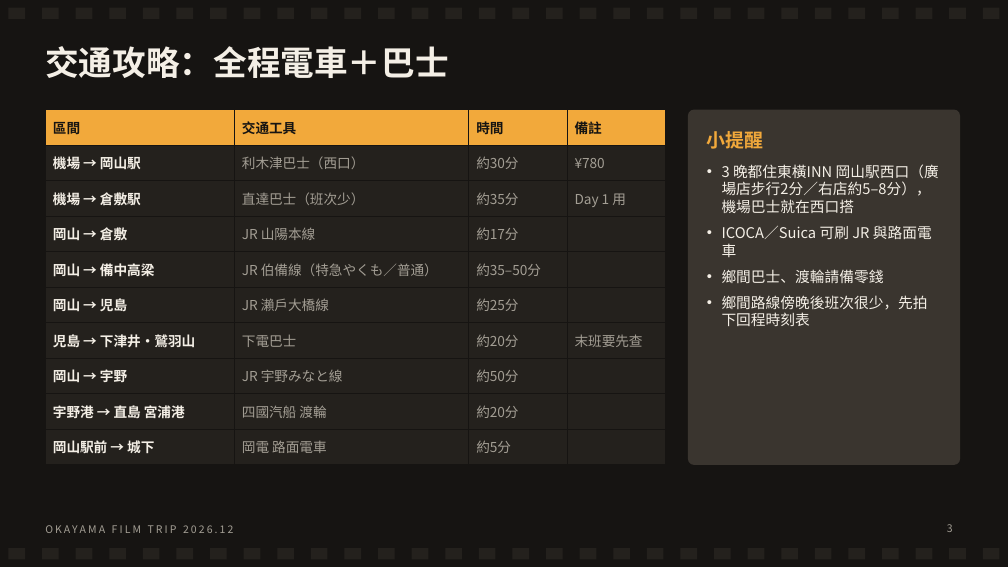
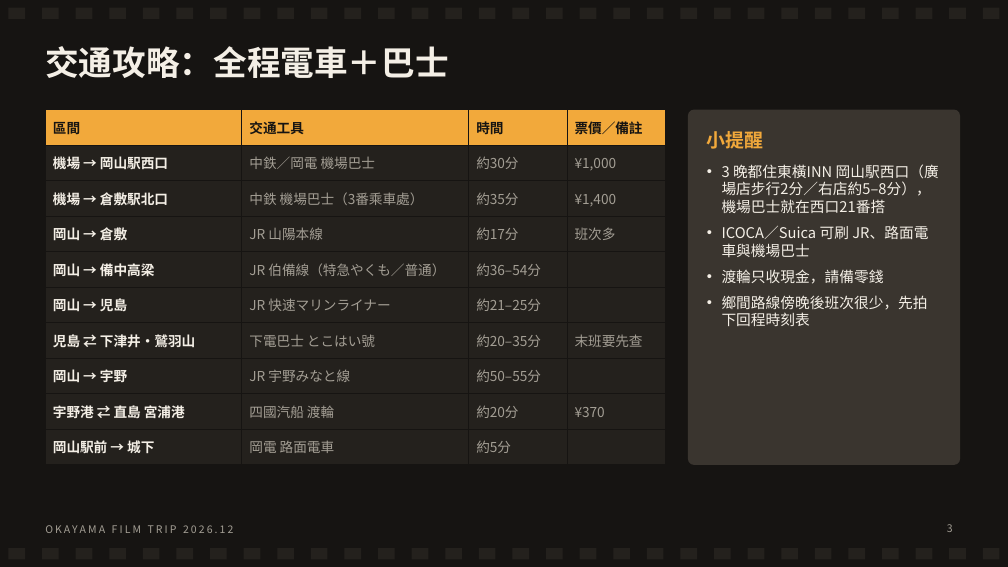
Before and after one commit to leoimpact999/djokovic-vs-sinner-analysis, a slide deck: slide 3 of 岡山4天3夜_底片獵景之旅.pptx. Drawn at 1008x567 pixels with LibreOffice and Linux fonts; fonts in the diff are those of the drawing. Boxes give left, top, right and bottom in pixels: in the first picture for what was removed or moved away, otherwise in the second. Text is boxed around its words. In the diff, an @@ line names an element or a change of style, - is before the commit and + after.

```diff
--- a/岡山4天3夜_底片獵景之旅.pptx
+++ b/岡山4天3夜_底片獵景之旅.pptx
@@ table at (45,110,665,457) @@
-row 1, column 4: 備註
+row 1, column 4: 票價／備註
-row 2: 機場 → 岡山駅 | 利木津巴士（西口） | 約30分 | ¥780
+row 2: 機場 → 岡山駅西口 | 中鉄／岡電 機場巴士 | 約30分 | ¥1,000
-row 3: 機場 → 倉敷駅 | 直達巴士（班次少） | 約35分 | Day 1 用
+row 3: 機場 → 倉敷駅北口 | 中鉄 機場巴士（3番乘車處） | 約35分 | ¥1,400
-row 4, column 4: 
+row 4, column 4: 班次多
-row 5, column 3: 約35–50分
+row 5, column 3: 約36–54分
-row 6, column 2: JR 瀨戶大橋線
+row 6, column 2: JR 快速マリンライナー
-row 6, column 3: 約25分
+row 6, column 3: 約21–25分
-row 7: 児島 → 下津井・鷲羽山 | 下電巴士 | 約20分 | 末班要先查
+row 7: 児島 ⇄ 下津井・鷲羽山 | 下電巴士 とこはい號 | 約20–35分 | 末班要先查
-row 8, column 3: 約50分
+row 8, column 3: 約50–55分
-row 9, column 1: 宇野港 → 直島 宮浦港
+row 9, column 1: 宇野港 ⇄ 直島 宮浦港
-row 9, column 4: 
+row 9, column 4: ¥370
@@ text at (722,164,939,284): text changed @@
-• 3 晚都住東橫INN 岡山駅西口（廣場店步行2分／右店約5–8分），機場巴士就在西口搭
-• ICOCA／Suica 可刷 JR 與路面電車
-• 鄉間巴士、渡輪請備零錢
+• 3 晚都住東橫INN 岡山駅西口（廣場店步行2分／右店約5–8分），機場巴士就在西口21番搭
+• ICOCA／Suica 可刷 JR、路面電車與機場巴士
+• 渡輪只收現金，請備零錢
```
Also in this commit, not shown: 14 other slides changed, 2 slides added.
